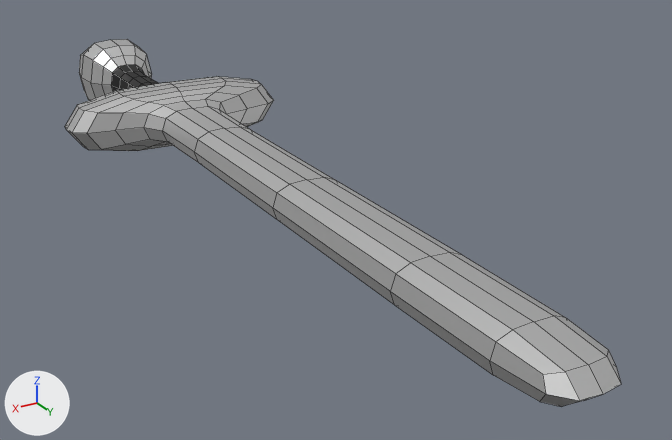
An edit to the FBX model Assets/Blender/Items/Sword - DeathBringer.fbx, drawn before and after from the same camera.
Camera for both pictures: a 50 mm lens placed at (11.5, 29.8, 9.5), pointed at (-1.8, 7.7, -1.5). Every picture has the same lights, and +X, +Y and +Z are marked at lower left. Mesh edges are drawn as thin lines.

The scene before the commit, as lines of its bpy script (objects in view):
```python
me_cube_006 = bpy.data.meshes.new('Cube.006')
me_cube_006.from_pydata(...)  # 306 vertices, 304 faces; spans x -3.8..3.8, y -8.3..20.1, z -1.4..1.4
# faces by material slot: [232, 72]
me_cube_006.materials.append(mat_swordshiny)  # white #e7e7e7
me_cube_006.materials.append(mat_handle_000)  # black #000000
ob_sword___deathbringer = bpy.data.objects.new('Sword - DeathBringer', me_cube_006)
ob_sword___deathbringer.location = (0.0, 0.0, 0.0)
```
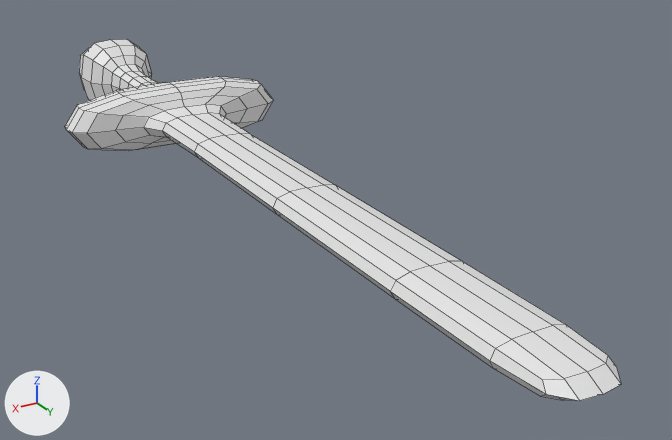
Diff of the bpy script that builds the scene:
```diff
--- a/Assets/Blender/Items/Sword - DeathBringer.fbx.py
+++ b/Assets/Blender/Items/Sword - DeathBringer.fbx.py
@@ me_cube_006 @@
 me_cube_006.from_pydata(...)  # 306 vertices, 304 faces; spans x -3.8..3.8, y -8.3..20.1, z -1.4..1.4
 # used by ob_sword___deathbringer; location = (0.0, 0.0, 0.0)
-me_cube_006.materials.append(mat_swordshiny)  # white #e7e7e7
+# me_cube_006 part 1: 27 of the vertices in x -1.0..1.0, y 0.6..19.6, z 0.4..0.7 are moved by (0.0, 0.0, -0.2)
+# me_cube_006 part 2: 7 of the vertices in x -2.1..2.1, y 0.4..0.6, z 0.5..0.8 are moved by (0.0, 0.0, -0.1)
+# me_cube_006 part 3: 6 of the vertices in x -0.9..0.9, y 18.1..19.6, z 0.3..0.4 are moved by (0.0, 0.0, -0.1)
+# me_cube_006 part 4: 7 of the vertices in x -2.1..2.1, y 0.4..0.6, z -0.8..-0.5 are moved by (0.0, 0.0, 0.1)
+# me_cube_006 part 5: 6 of the vertices in x -0.9..0.9, y 18.1..19.6, z -0.4..-0.3 are moved by (0.0, 0.0, 0.1)
+# me_cube_006 part 6: 27 of the vertices in x -1.0..1.0, y 0.6..19.6, z -0.7..-0.4 are moved by (0.0, 0.0, 0.2)
+# me_cube_006 part 7: all 72 faces that had it switch from mat_handle_000 (black #000000) to no material
```

Location of each change, [x1, y1, x2, y2] in pixels of the pictures (672 x 440 px; the box of a moved part takes in the faces that stretch with it):
'Sword - DeathBringer', reshaped, recoloured
    before: [65, 39, 621, 407]
    after: [65, 39, 621, 401]
part 1 of me_cube_006, moved or reshaped
    before: [162, 99, 553, 330]
    after: [162, 105, 552, 339]
part 2 of me_cube_006, moved or reshaped
    before: [87, 86, 268, 133]
    after: [87, 87, 268, 133]
part 3 of me_cube_006, moved or reshaped
    before: [390, 253, 621, 401]
    after: [391, 261, 621, 401]
part 4 of me_cube_006, moved or reshaped
    before: [87, 104, 268, 151]
    after: [87, 104, 268, 150]
part 5 of me_cube_006, moved or reshaped
    before: [390, 291, 599, 407]
    after: [390, 291, 578, 401]
part 6 of me_cube_006, moved or reshaped
    before: [163, 131, 395, 305]
    after: [163, 131, 395, 299]
part 7 of me_cube_006, recoloured (black to white)
    both: [111, 64, 159, 92]
